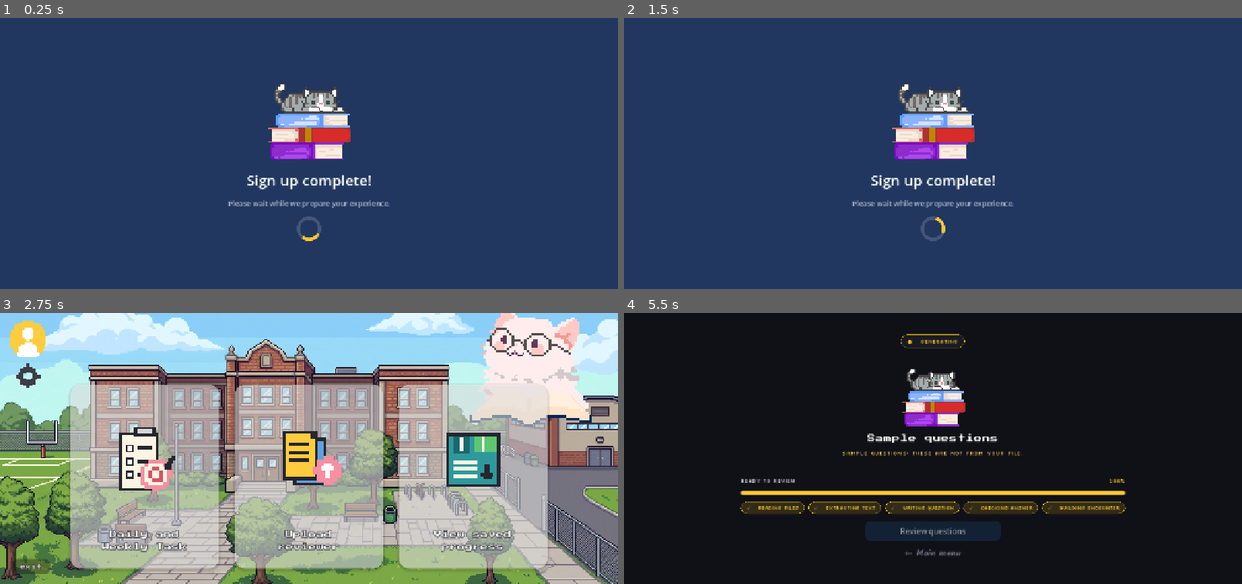
Above: before the commit, frames 1-4 (two rows, left to right).
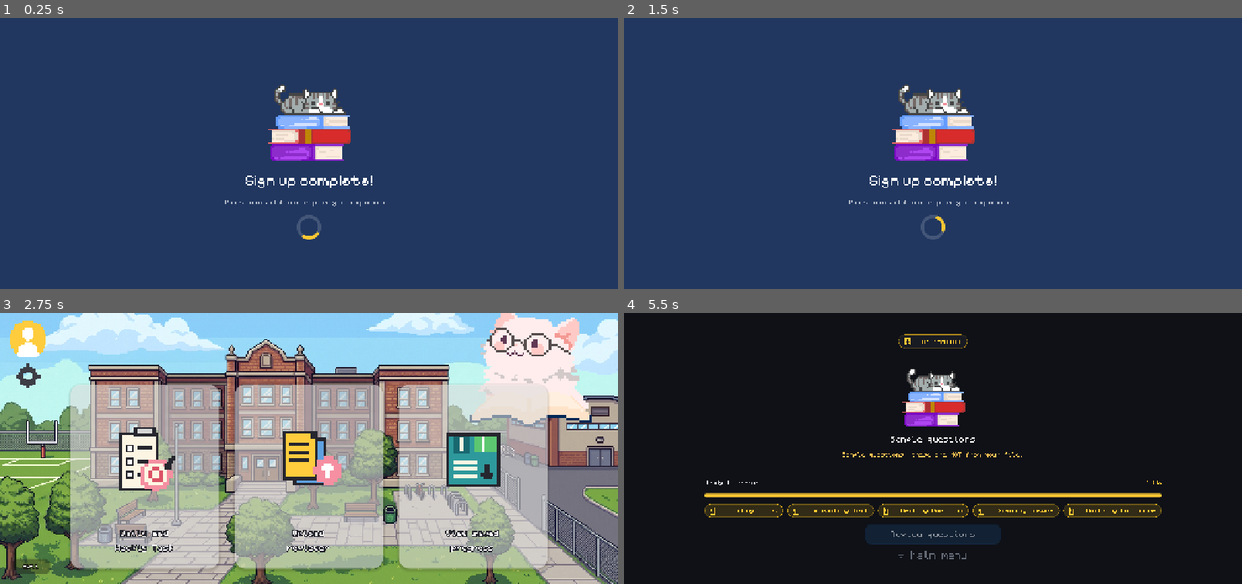
Above: after the commit, the same moments.

Repository: jekooo25/quizforge
Game: Godot game, scene res://tests/flow.tscn
Same seed, same stepped clock (60 frames per second), same inputs: the game is played once before the commit and once after it. This scene is started directly instead of the project's main scene.
Inputs (mouse positions are in pixels of both pictures, inside the frame that each line leads up to):
- Up to frame 1 (0.25 s): no input
- Up to frame 2 (1.5 s): move the mouse to (1068, 139) at 0.52 s; click (1068, 139) at 0.67 s; tap Enter at 1.25 s; move the mouse to (809, 167) at 1.27 s; click (809, 167) at 1.42 s
- Up to frame 3 (2.75 s): tap Space at 2 s; move the mouse to (370, 388) at 2.02 s; click (370, 388) at 2.17 s
- Up to frame 4 (5.5 s): click (654, 340) at 2.75 s; click "Try again" at 3.5 s; click "Try again" at 4.25 s; move the mouse to (902, 502) at 5.02 s; click (902, 502) at 5.17 s

The runs differ from the first frame. In frame 1, 1.8% of the frame differs, in the area x 36-63%, y 24-83%; in frame 2, 1.8%; in frame 3, 2.0%; in frame 4, 6.8%, in the area x 13-87%, y 7-91%.

Commit message:
Fonts: Pixelify Sans for body, Monocraft for display, crisp import settings

Diff:
--- /dev/null
+++ b/assets/themes/font_body.tres
@@ -0,0 +1,8 @@
+[gd_resource type="FontVariation" load_steps=3 format=3]
+
+[ext_resource type="FontFile" path="res://assets/fonts/PixelifySans-Regular.ttf" id="1_body"]
+[ext_resource type="FontFile" path="res://assets/fonts/Monocraft.ttf" id="2_fallback"]
+
+[resource]
+base_font = ExtResource("1_body")
+fallbacks = Array[Font]([ExtResource("2_fallback")])
--- /dev/null
+++ b/assets/themes/font_display.tres
@@ -0,0 +1,8 @@
+[gd_resource type="FontVariation" load_steps=3 format=3]
+
+[ext_resource type="FontFile" path="res://assets/fonts/Monocraft.ttf" id="1_display"]
+[ext_resource type="FontFile" path="res://assets/fonts/PixelifySans-Regular.ttf" id="2_fallback"]
+
+[resource]
+base_font = ExtResource("1_display")
+fallbacks = Array[Font]([ExtResource("2_fallback")])
--- /dev/null
+++ b/assets/themes/quizforge.tres
@@ -0,0 +1,7 @@
+[gd_resource type="Theme" load_steps=2 format=3]
+
+[ext_resource type="FontVariation" path="res://assets/themes/font_body.tres" id="1_body"]
+
+[resource]
+default_font = ExtResource("1_body")
+default_font_size = 16
--- a/project.godot
+++ b/project.godot
@@ -28,7 +28,17 @@
 window/stretch/aspect="expand"
 window/handheld/orientation=1
 
+[gui]
+
+theme/custom="res://assets/themes/quizforge.tres"
+theme/default_font_antialiasing=0
+theme/default_font_hinting=0
+theme/default_font_subpixel_positioning=0
+theme/default_font_multichannel_signed_distance_field=false
+theme/default_font_generate_mipmaps=false
+
 [rendering]
 
 renderer/rendering_method="gl_compatibility"
 renderer/rendering_method.mobile="gl_compatibility"
+textures/canvas_textures/default_texture_filter=0
--- a/scripts/battle.gd
+++ b/scripts/battle.gd
@@ -92,7 +92,7 @@
 	label.offset_top = -46.0
 	label.offset_bottom = -4.0
 	label.autowrap_mode = TextServer.AUTOWRAP_WORD_SMART
-	label.add_theme_font_size_override("font_size", 10)
+	label.add_theme_font_size_override("font_size", UITheme.crisp(10))
 	label.add_theme_color_override("font_color", Color(0.62, 1.0, 0.62))
 	label.add_theme_color_override("font_shadow_color", Color(0, 0, 0, 0.85))
 	label.add_theme_constant_override("shadow_offset_x", 1)
@@ -120,8 +120,15 @@
 func _label(text: String, font_size: int, color: Color) -> Label:
 	var l := Label.new()
 	l.text = text
-	l.add_theme_font_size_override("font_size", font_size)
+	l.add_theme_font_size_override("font_size", UITheme.crisp(font_size))
 	l.add_theme_color_override("font_color", color)
+	return l
+
+
+## Banners and names are display text: Monocraft, like the rest of the chrome.
+func _display_label(text: String, font_size: int, color: Color) -> Label:
+	var l := _label(text, font_size, color)
+	l.add_theme_font_override("font", UITheme.font_pixel)
 	return l
 
 
@@ -180,7 +187,7 @@
 	enemy_card.add_child(enemy_box)
 	var enemy_head := HBoxContainer.new()
 	enemy_box.add_child(enemy_head)
-	var enemy_name := _label("Mudlet", 21, TEXT)
+	var enemy_name := _display_label("Mudlet", 24, TEXT)
 	enemy_name.size_flags_horizontal = Control.SIZE_EXPAND_FILL
 	enemy_head.add_child(enemy_name)
 	enemy_hp_text = _label("60 / 60", 15, MUTED)
@@ -247,7 +254,7 @@
 		var btn := Button.new()
 		btn.custom_minimum_size = Vector2(0.0, 44.0)
 		btn.size_flags_horizontal = Control.SIZE_EXPAND_FILL
-		btn.add_theme_font_size_override("font_size", 17)
+		btn.add_theme_font_size_override("font_size", UITheme.crisp(17))
 		btn.add_theme_stylebox_override("normal", _panel_style(Color(0.16, 0.15, 0.22), EDGE, 10))
 		btn.add_theme_stylebox_override("hover", _panel_style(Color(0.21, 0.20, 0.29), ACCENT, 10))
 		btn.add_theme_stylebox_override("pressed", _panel_style(Color(0.24, 0.23, 0.33), ACCENT, 10))
@@ -266,7 +273,7 @@
 	player_card.add_child(player_box)
 	var player_head := HBoxContainer.new()
 	player_box.add_child(player_head)
-	var player_name := _label("Emberpup", 21, TEXT)
+	var player_name := _display_label("Emberpup", 24, TEXT)
 	player_name.size_flags_horizontal = Control.SIZE_EXPAND_FILL
 	player_head.add_child(player_name)
 	streak_label = _label("", 15, GOLD)
@@ -455,7 +462,7 @@
 	box.custom_minimum_size = Vector2(420.0, 0.0)
 	center.add_child(box)
 
-	var title := _label("Victory" if won else "Defeated", 46, ACCENT if won else DANGER)
+	var title := _display_label("Victory" if won else "Defeated", 48, ACCENT if won else DANGER)
 	title.horizontal_alignment = HORIZONTAL_ALIGNMENT_CENTER
 	box.add_child(title)
 
@@ -467,7 +474,7 @@
 	var again := Button.new()
 	again.text = "Battle again"
 	again.custom_minimum_size = Vector2(0.0, 52.0)
-	again.add_theme_font_size_override("font_size", 20)
+	again.add_theme_font_size_override("font_size", UITheme.crisp(20))
 	again.add_theme_stylebox_override("normal", _panel_style(Color(0.16, 0.15, 0.22), ACCENT, 12))
 	again.add_theme_stylebox_override("hover", _panel_style(Color(0.22, 0.24, 0.28), ACCENT, 12))
 	again.add_theme_stylebox_override("pressed", _panel_style(Color(0.26, 0.29, 0.33), ACCENT, 12))
--- a/scripts/screens/login_screen.gd
+++ b/scripts/screens/login_screen.gd
@@ -84,7 +84,7 @@
 		tab.focus_mode = Control.FOCUS_NONE
 		if not locked:
 			tab.mouse_default_cursor_shape = Control.CURSOR_POINTING_HAND
-		tab.add_theme_font_size_override("font_size", 18)
+		tab.add_theme_font_size_override("font_size", UITheme.crisp(18))
 		tab.pressed.connect(func() -> void: _pick_role(id))
 		_tabs[id] = tab
 		row.add_child(tab)
@@ -129,7 +129,7 @@
 	var f := UITheme.field(placeholder, secret)
 	f.custom_minimum_size = Vector2(0, 50)
 	f.alignment = HORIZONTAL_ALIGNMENT_LEFT
-	f.add_theme_font_size_override("font_size", 16)
+	f.add_theme_font_size_override("font_size", UITheme.crisp(16))
 	f.add_theme_stylebox_override("normal",
 		UITheme.padded(UITheme.box(Color.WHITE, Color(0, 0, 0), 2, 12), 16, 10))
 	f.add_theme_stylebox_override("focus",
--- a/scripts/screens/menu_screen.gd
+++ b/scripts/screens/menu_screen.gd
@@ -146,7 +146,7 @@
 	b.focus_mode = Control.FOCUS_NONE
 	b.mouse_default_cursor_shape = Control.CURSOR_POINTING_HAND
 	b.add_theme_font_override("font", UITheme.font_pixel)
-	b.add_theme_font_size_override("font_size", 11)
+	b.add_theme_font_size_override("font_size", UITheme.crisp(11))
 	b.add_theme_color_override("font_color", Color(1, 1, 1, 0.92))
 	b.add_theme_color_override("font_outline_color", Color(0.10, 0.09, 0.08, 0.85))
 	b.add_theme_constant_override("outline_size", 4)
--- a/scripts/screens/progress_screen.gd
+++ b/scripts/screens/progress_screen.gd
@@ -63,7 +63,7 @@
 		tab.focus_mode = Control.FOCUS_NONE
 		tab.mouse_default_cursor_shape = Control.CURSOR_POINTING_HAND
 		tab.add_theme_font_override("font", UITheme.font_script)
-		tab.add_theme_font_size_override("font_size", 21)
+		tab.add_theme_font_size_override("font_size", UITheme.crisp(21))
 		tab.pressed.connect(func() -> void: _select_tab(key))
 		_tabs[key] = tab
 		row.add_child(tab)
--- a/scripts/screens/review_screen.gd
+++ b/scripts/screens/review_screen.gd
@@ -135,7 +135,7 @@
 		b.text = "Source Text" if key == "source" else "Questions"
 		b.toggle_mode = true
 		b.custom_minimum_size = Vector2(150, 34)
-		b.add_theme_font_size_override("font_size", 14)
+		b.add_theme_font_size_override("font_size", UITheme.crisp(14))
 		b.mouse_default_cursor_shape = Control.CURSOR_POINTING_HAND
 		b.add_theme_stylebox_override("normal",
 			UITheme.padded(UITheme.box(Color(0.99, 0.97, 0.93, 0.85), Color(0.72, 0.66, 0.55), 1, 8), 14, 6))
@@ -271,7 +271,7 @@
 		mark.button_group = group
 		mark.text = char(65 + j)
 		mark.custom_minimum_size = Vector2(32, 34)
-		mark.add_theme_font_size_override("font_size", 12)
+		mark.add_theme_font_size_override("font_size", UITheme.crisp(12))
 		mark.mouse_default_cursor_shape = Control.CURSOR_POINTING_HAND
 		_style_mark(mark)
 		mark.set_pressed_no_signal(int(q.get("correct", -1)) == j)
--- a/scripts/screens/settings_screen.gd
+++ b/scripts/screens/settings_screen.gd
@@ -119,7 +119,7 @@
 	_version_label.focus_mode = Control.FOCUS_NONE
 	_version_label.mouse_default_cursor_shape = Control.CURSOR_POINTING_HAND
 	_version_label.add_theme_font_override("font", UITheme.font_pixel)
-	_version_label.add_theme_font_size_override("font_size", 10)
+	_version_label.add_theme_font_size_override("font_size", UITheme.crisp(10))
 	_version_label.add_theme_color_override("font_color", Color(1, 1, 1, 0.95))
 	_version_label.add_theme_color_override("font_outline_color", Color(0.10, 0.09, 0.08, 0.85))
 	_version_label.add_theme_constant_override("outline_size", 3)
--- a/scripts/screens/upload_screen.gd
+++ b/scripts/screens/upload_screen.gd
@@ -70,7 +70,7 @@
 
 	_range = UITheme.field("40-65 (optional)")
 	_range.custom_minimum_size = Vector2(180, 32)
-	_range.add_theme_font_size_override("font_size", 13)
+	_range.add_theme_font_size_override("font_size", UITheme.crisp(13))
 	# Without this the field stretches to whatever height the row ends up with.
 	_range.size_flags_vertical = Control.SIZE_SHRINK_CENTER
 	_range.text = str(Nav.user.get("page_range", ""))
--- a/scripts/ui/ui_theme.gd
+++ b/scripts/ui/ui_theme.gd
@@ -37,9 +37,20 @@
 const NIGHT_SOFT := Color(0.098, 0.106, 0.137)
 const NIGHT_LINE := Color(0.184, 0.196, 0.243)
 
-static var font_pixel: Font = preload("res://assets/fonts/PressStart2P-Regular.ttf")
-static var font_small: Font = preload("res://assets/fonts/Silkscreen-Regular.ttf")
-static var font_script: Font = preload("res://assets/fonts/Kalam-Bold.ttf")
+## Display text — titles, tile captions, buttons, banners — is Monocraft.
+## Body text (questions, choices, fields, the editor) inherits the app theme's
+## default font, Pixelify Sans, from Project Settings → gui/theme/custom.
+static var font_pixel: Font = preload("res://assets/themes/font_display.tres")
+static var font_small: Font = preload("res://assets/themes/font_display.tres")
+static var font_script: Font = preload("res://assets/themes/font_display.tres")
+static var font_body: Font = preload("res://assets/themes/font_body.tres")
+
+
+## Pixel faces read best on an even pixel rhythm. Neither shipped font has an
+## integer design grid (measured on their outlines), so sizes snap to a 4 px
+## step with a readable floor rather than pretending a native multiple exists.
+static func crisp(size: int) -> int:
+	return maxi(12, int(round(size / 4.0)) * 4)
 
 
 # ------------------------------------------------------------------ labels
@@ -49,7 +60,7 @@
 	l.text = text
 	if font != null:
 		l.add_theme_font_override("font", font)
-	l.add_theme_font_size_override("font_size", size)
+	l.add_theme_font_size_override("font_size", crisp(size))
 	l.add_theme_color_override("font_color", color)
 	return l
 
@@ -96,7 +107,8 @@
 	var b := Button.new()
 	b.text = text
 	b.custom_minimum_size = Vector2(0.0, height)
-	b.add_theme_font_size_override("font_size", 16)
+	b.add_theme_font_override("font", font_pixel)
+	b.add_theme_font_size_override("font_size", crisp(16))
 	b.mouse_default_cursor_shape = Control.CURSOR_POINTING_HAND
 
 	var normal: StyleBoxFlat
@@ -130,7 +142,8 @@
 	e.placeholder_text = placeholder
 	e.custom_minimum_size = Vector2(0.0, 34.0)
 	e.alignment = HORIZONTAL_ALIGNMENT_CENTER
-	e.add_theme_font_size_override("font_size", 15)
+	e.add_theme_font_override("font", font_body)
+	e.add_theme_font_size_override("font_size", crisp(15))
 	e.add_theme_color_override("font_color", INK)
 	e.add_theme_color_override("caret_color", INK)
 	e.add_theme_color_override("font_placeholder_color", Color(0.62, 0.62, 0.62))
@@ -143,7 +156,8 @@
 static func select() -> OptionButton:
 	var o := OptionButton.new()
 	o.custom_minimum_size = Vector2(0.0, 34.0)
-	o.add_theme_font_size_override("font_size", 14)
+	o.add_theme_font_override("font", font_body)
+	o.add_theme_font_size_override("font_size", crisp(14))
 	o.add_theme_color_override("font_color", INK)
 	o.add_theme_color_override("font_hover_color", INK)
 	o.add_theme_color_override("font_pressed_color", INK)
@@ -225,12 +239,12 @@
 	return ImageTexture.create_from_image(img)
 
 
-## Text-only button in the handwritten menu style.
+## Text-only button used for menu items and back links.
 static func script_button(text: String, size := 26) -> Button:
 	var b := Button.new()
 	b.text = text
 	b.add_theme_font_override("font", font_script)
-	b.add_theme_font_size_override("font_size", size)
+	b.add_theme_font_size_override("font_size", crisp(size))
 	b.add_theme_color_override("font_color", INK)
 	b.add_theme_color_override("font_hover_color", YELLOW_DEEP)
 	b.add_theme_color_override("font_pressed_color", WOOD)
--- a/tests/capture.gd
+++ b/tests/capture.gd
@@ -8,6 +8,8 @@
 var _payload := ""
 var _tab := ""
 var _call := ""
+var _size := Vector2i.ZERO
+var _no_stretch := false
 
 
 func _ready() -> void:
@@ -32,6 +34,21 @@
 			"--call":
 				if i + 1 < args.size():
 					_call = args[i + 1]
+			"--size":
+				if i + 1 < args.size():
+					var parts := args[i + 1].split("x")
+					if parts.size() == 2:
+						_size = Vector2i(int(parts[0]), int(parts[1]))
+			"--no-stretch":
+				_no_stretch = true
+
+	# A real phone width, laid out instead of scaled down. Without --no-stretch
+	# the project's canvas_items stretch shrinks the 1280x562 design instead.
+	if _size != Vector2i.ZERO:
+		if _no_stretch:
+			get_window().content_scale_mode = Window.CONTENT_SCALE_MODE_DISABLED
+		get_window().size = _size
+		await get_tree().process_frame
 
 	var main_scene: Node = load("res://scenes/main.tscn").instantiate()
 	add_child(main_scene)
Not shown, added: assets/fonts/LICENSES/Monocraft-OFL.txt
Not shown, added: assets/fonts/LICENSES/OFL-1.1.txt
Not shown, added: assets/fonts/LICENSES/PixelifySans-OFL.txt
Binary file added: assets/fonts/Monocraft.ttf
Not shown, added: assets/fonts/Monocraft.ttf.import
Binary file added: assets/fonts/PixelifySans-Bold.ttf
Not shown, added: assets/fonts/PixelifySans-Bold.ttf.import
Binary file added: assets/fonts/PixelifySans-Regular.ttf
Not shown, added: assets/fonts/PixelifySans-Regular.ttf.import
Not shown, added: assets/fonts/FONTS.md
